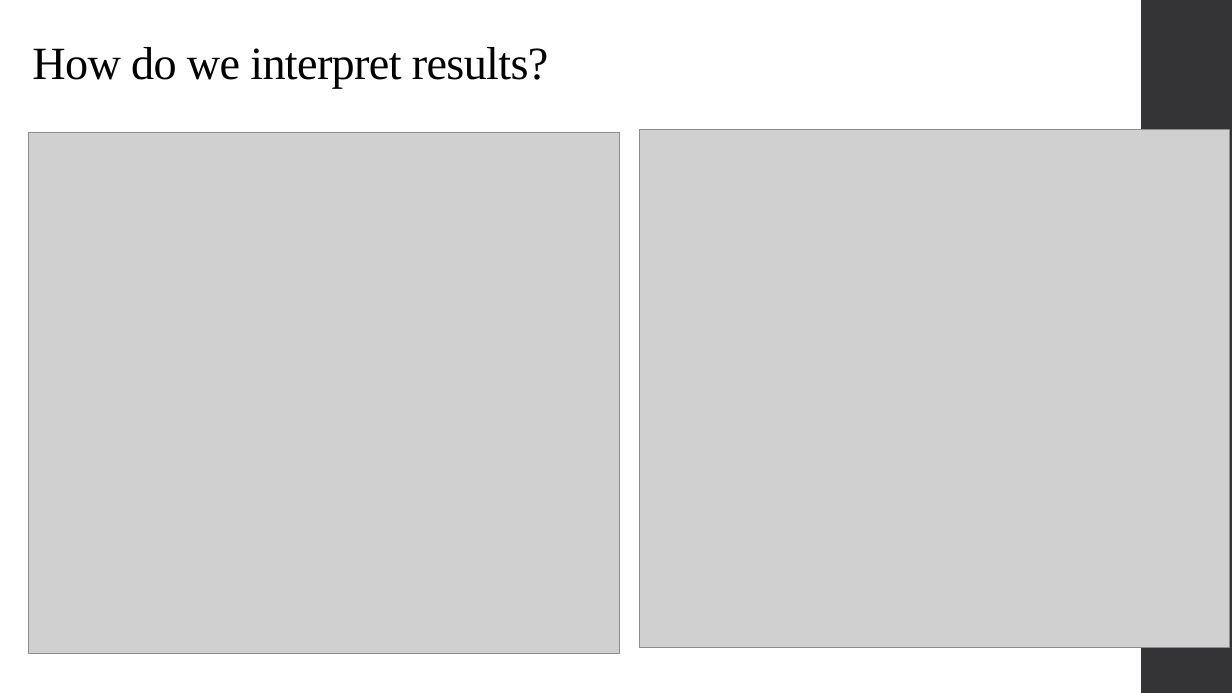
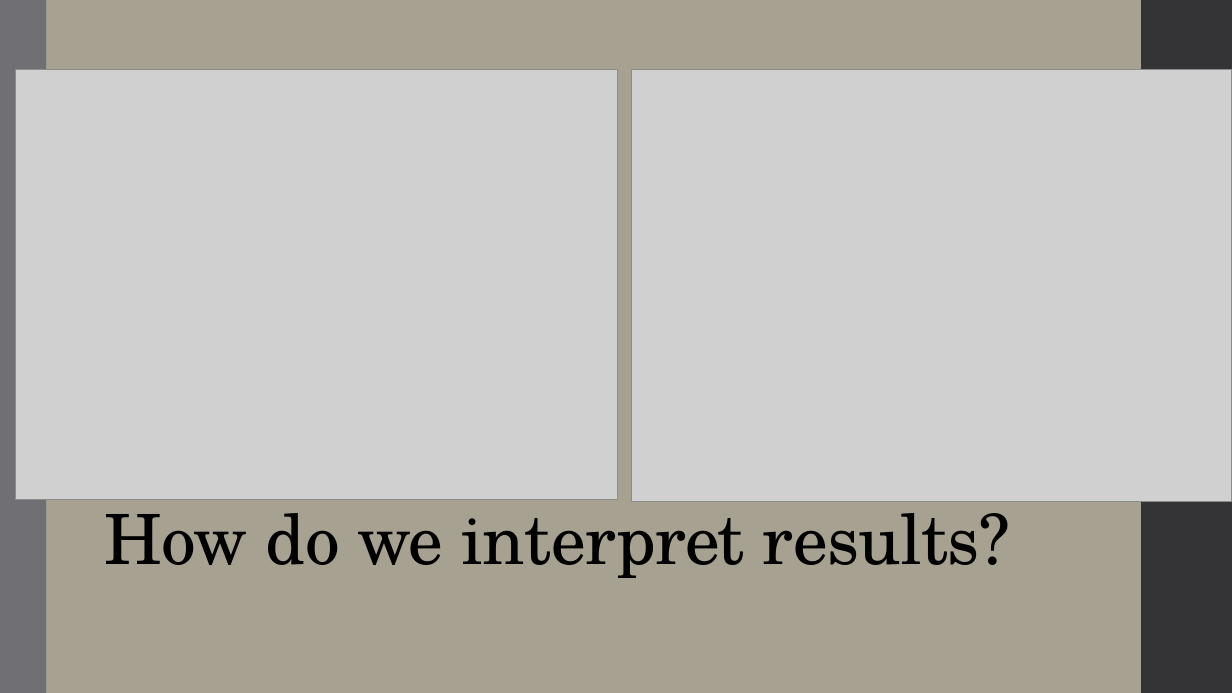
Before and after one commit to alex-hoagland/HAD5744, a slide deck: slide 21 of Lecture05_DataCleaning/Lecture5_DataCleaning-ResearchDesign.pptx (slide 15 before the commit). Drawn at 1232x693 pixels with LibreOffice and Linux fonts; fonts in the diff are those of the drawing; grey boxes stand for pictures. Boxes give left, top, right and bottom in pixels: in the first picture for what was removed or moved away, otherwise in the second. Text is boxed around its words. In the diff, an @@ line names an element or a change of style, - is before the commit and + after.

```diff
--- a/Lecture05_DataCleaning/Lecture5_DataCleaning-ResearchDesign.pptx
+++ b/Lecture05_DataCleaning/Lecture5_DataCleaning-ResearchDesign.pptx
@@ background #FFFFFF to #A7A192 @@
@@ rectangle added at (0,0,46,693), fill #6F6F74 @@
@@ picture: place and size @@
-picture at (29,132,620,654)
+picture at (16,69,618,500)
@@ picture: place and size @@
-picture at (640,129,1230,647)
+picture at (632,69,1232,502)
@@ title "How do we interpret results?": place and size @@
-title "How do we interpret results?" at (32,47,549,88)
+title "How do we interpret results?" at (105,496,1010,578)
@@ title "How do we interpret results?" at (105,496,1010,578): size 36 to 54 pt, font Times New Roman to TeX Gyre Schola; line spacing 0.9 to 0.85 @@
```
Also in this commit, not shown: 9 other slides changed, 6 slides added, 7 other files.
